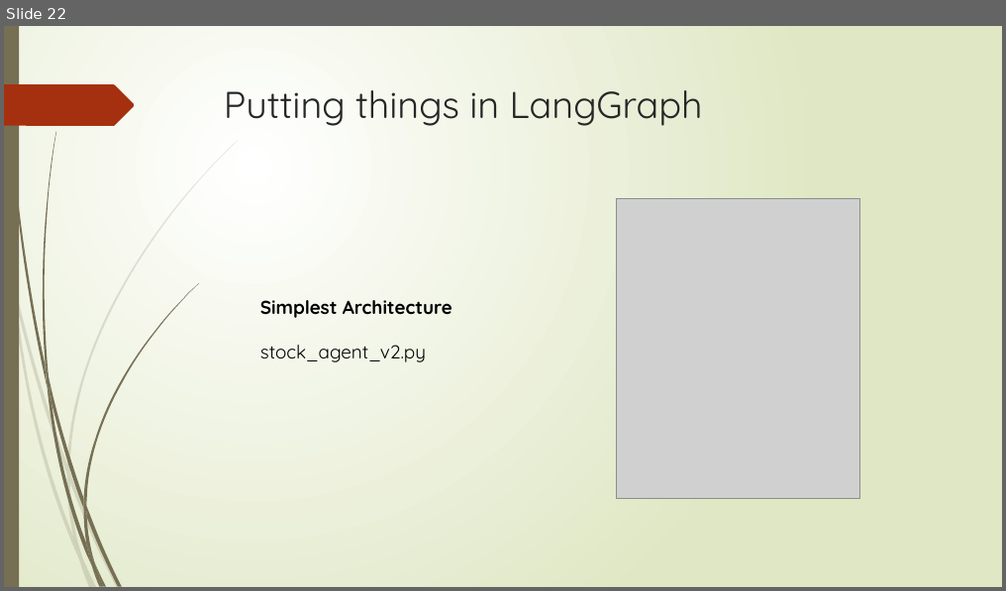
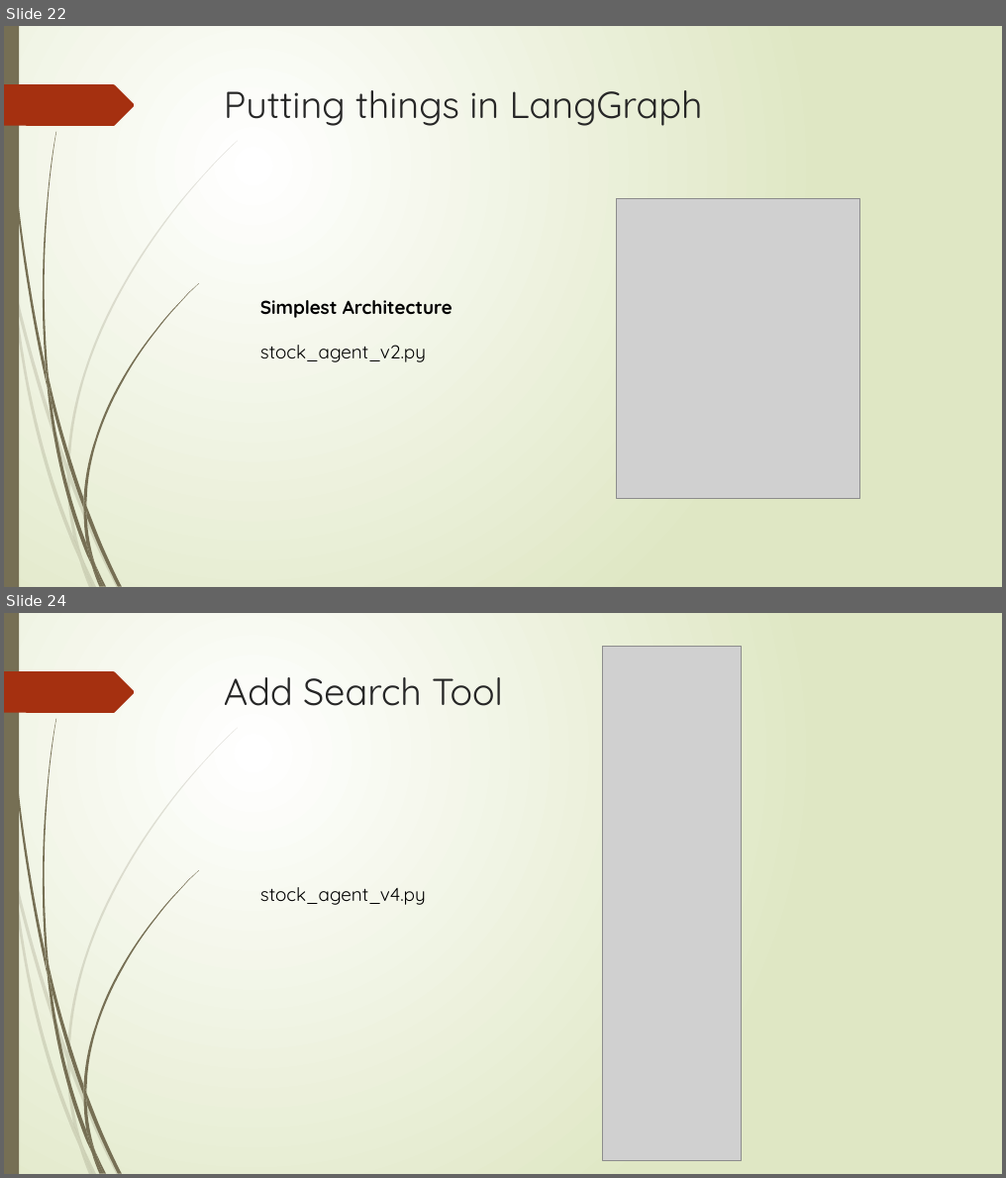
Before and after one commit to saiful1105020/stock_agent, a slide deck: workshop_slides.pptx. Shown one above the other, each under a label of ours: slide 22 before the commit, slides 22 and 24 after it; the slides between them are not shown. The pictures are 1006x591 and 1006x1178 pixels, drawn with LibreOffice and Linux fonts; fonts in the diff are those of the drawing; grey boxes stand for pictures. Boxes give left, top, right and bottom in pixels: in the first picture for what was removed or moved away, otherwise in the second. Text is boxed around its words. In the diff, an @@ line names an element or a change of style, - is before the commit and + after.

Commit message:
added tool calls

```diff
--- a/workshop_slides.pptx
+++ b/workshop_slides.pptx
@@ slide 24 added at bbox=[4, 613, 1002, 1174], background gradient #FFFFFF to #DFE8C4; not listed: 24 template elements that a slide beside it also shows @@
@@ picture added at bbox=[603, 646, 743, 1161] @@
@@ title added at bbox=[224, 677, 503, 706], 36 pt, text #262626 @@
+Add Search Tool
@@ text added at bbox=[260, 887, 426, 905], 18 pt, text #000000 @@
+stock_agent_v4.py
```
Also in this commit, not shown: 1 other slide added, 3 other files.
